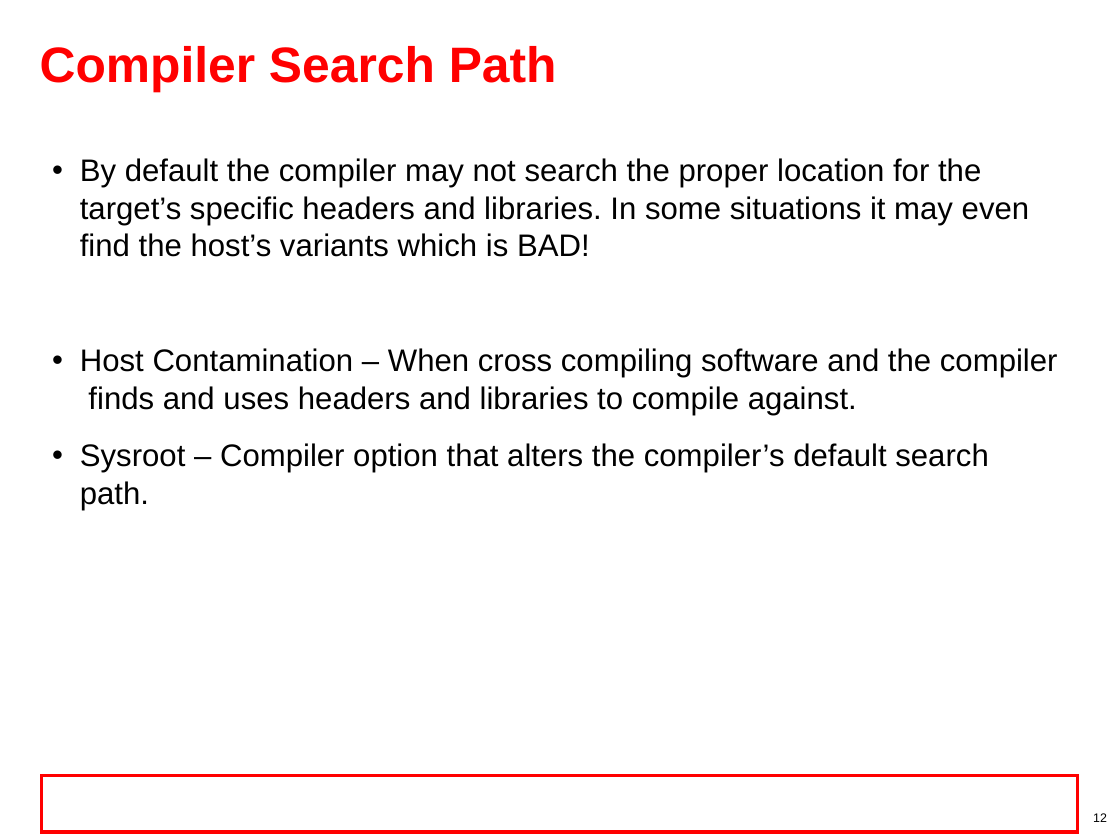
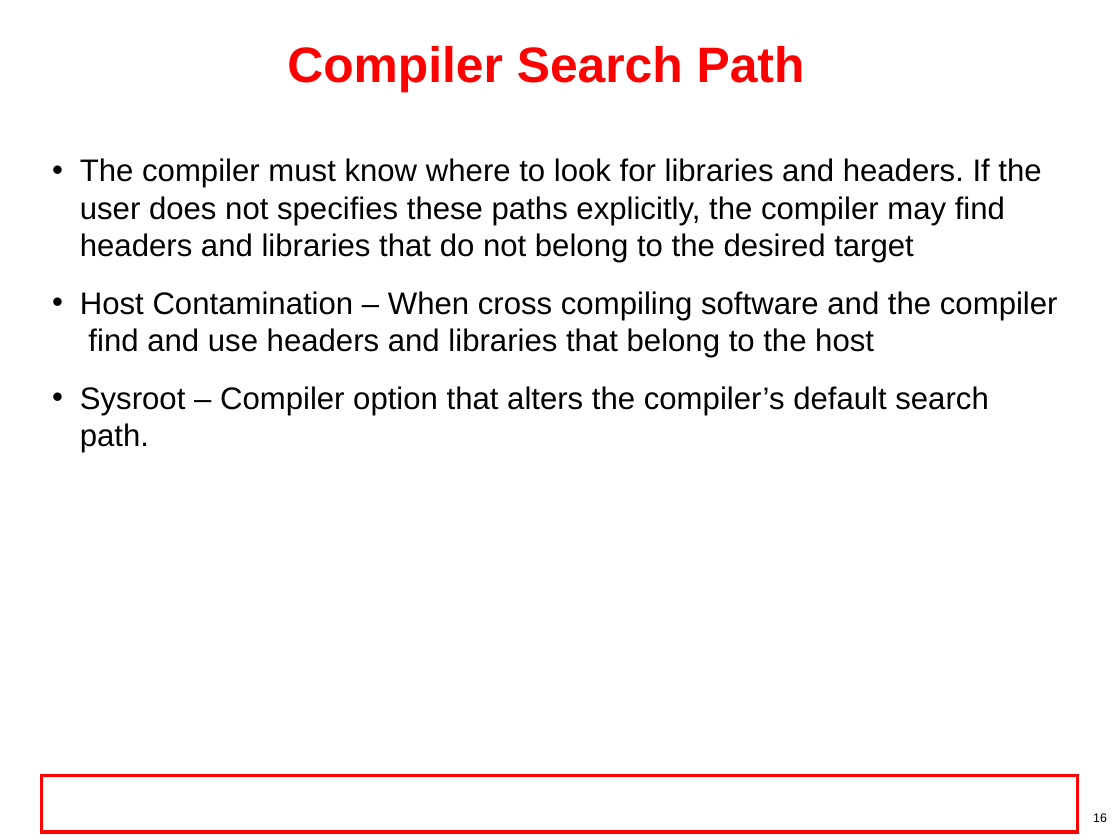
Before and after one commit to hari1989/keystone-workshop, a slide deck: slide 16 of preliminary/Working/presentations/Sitara/sitara_boot_camp_toolchain_Ran.pptx (slide 12 before the commit). Drawn at 1120x840 pixels with LibreOffice and Linux fonts; fonts in the diff are those of the drawing; background and template pictures are left out. Boxes give left, top, right and bottom in pixels: in the first picture for what was removed or moved away, otherwise in the second. Text is boxed around its words. In the diff, an @@ line names an element or a change of style, - is before the commit and + after.

```diff
--- a/preliminary/Working/presentations/Sitara/sitara_boot_camp_toolchain_Ran.pptx
+++ b/preliminary/Working/presentations/Sitara/sitara_boot_camp_toolchain_Ran.pptx
@@ title "Compiler Search Path" at (287,46,805,93): alignment left to centre @@
@@ text at (80,158,1058,357): text changed @@
-• By default the compiler may not search the proper location for the target’s specific headers and libraries. In some situations it may even find the host’s variants which is BAD!
-• Host Contamination – When cross compiling software and the compiler finds and uses headers and libraries to compile against.
+• The compiler must know where to look for libraries and headers. If the user does not specifies these paths explicitly, the compiler may find headers and libraries that do not belong to the desired target
+• Host Contamination – When cross compiling software and the compiler find and use headers and libraries that belong to the host
@@ page number at (1093,813,1107,822): text changed @@
-12
+16
```
Also in this commit, not shown: 15 other slides changed, 10 slides added, 3 slides removed.
